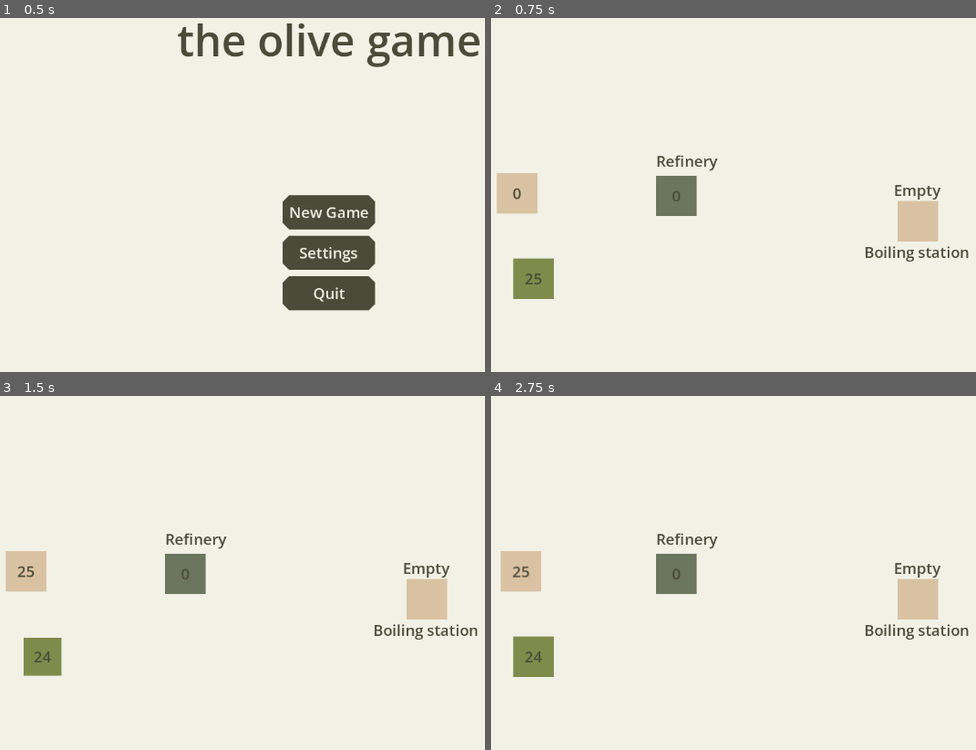
Above: before the commit, frames 1-4 (two rows, left to right).
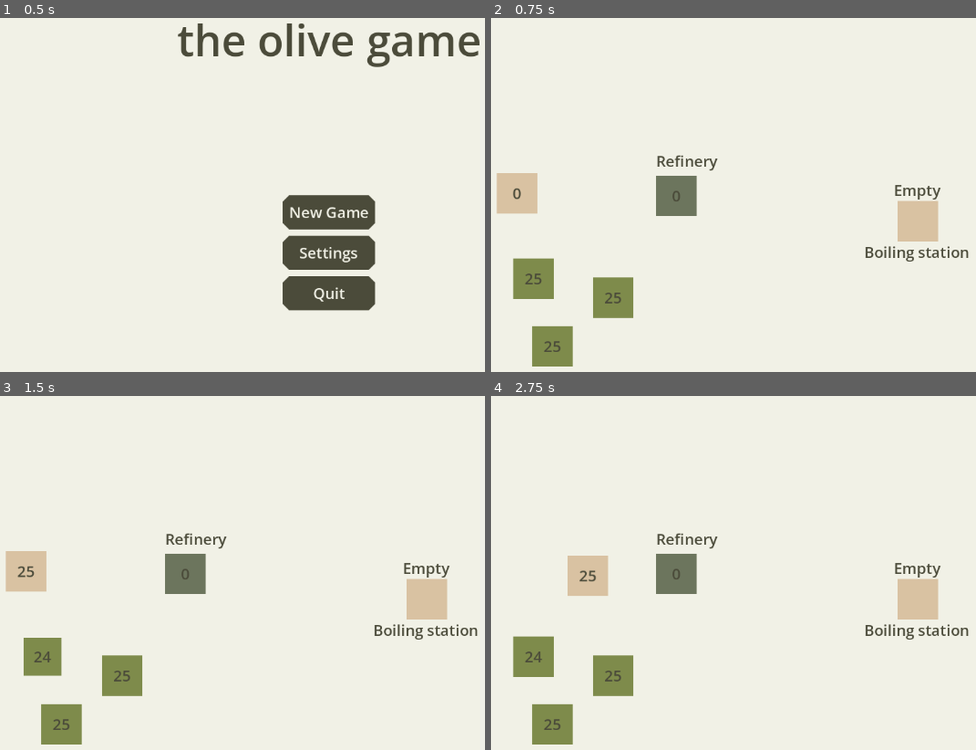
Above: after the commit, the same moments.

Repository: AntonioDell/mini-jam-203
Game: Godot game, scene res://main.tscn
Two runs of this game, one before a commit and one after it. Both use one fixed random seed, a clock stepped at 60 frames per second and the inputs below.
Inputs (mouse positions are in pixels of both pictures, inside the frame that each line leads up to):
- Up to frame 1 (0.5 s): no input
- Up to frame 2 (0.75 s): click "New Game" at 0.5 s
- Up to frame 3 (1.5 s): tap Enter at 1.25 s; move the mouse to (43, 657) at 1.27 s; click (43, 657) at 1.42 s
- Up to frame 4 (2.75 s): move the mouse to (515, 573) at 2.02 s; click (515, 573) at 2.17 s

Frame 1 is identical in both runs. In frame 2, 1.9% of the frame differs, in the area x 8-30%, y 73-99%; in frame 3, 1.9%; in frame 4, 3.9%, in the area x 1-30%, y 43-99%.

Commit message:
Add boiling station

Diff:
--- a/boiling/boiling_station.gd
+++ b/boiling/boiling_station.gd
@@ -2,11 +2,29 @@
 
 
 var oil_barrel: HolderResource = HolderResource.new()
+var heat_applied: HolderResource = HolderResource.new()
 
 
 func _ready():
-	oil_barrel = GlobalSaveGameController.register_holder_resource(name, oil_barrel)
+	var d = {"oil_barrel": oil_barrel, "heat_applied": heat_applied}
+	d = GlobalSaveGameController.register_holder_resources(name, d)
+	oil_barrel = d["oil_barrel"]
+	heat_applied = d["heat_applied"]
+
 	var controller: BoilingStationController = get_tree().get_first_node_in_group("BoilingStationController")
 	controller.register_oil_barrel_destination(oil_barrel)
 
-	$BoilingStationView.setup(oil_barrel)
+	$BoilingStationView.setup(oil_barrel, heat_applied, controller.max_heating)
+	$BoilingStationHeatingIncrementer.setup(heat_applied, 10.0, controller.max_heating)
+
+	$BoilingStationHeatingIncrementer.heating_done.connect(_on_heating_done)
+	oil_barrel.amount_changed.connect(_on_oil_barrel_amount_changed)
+
+func _on_oil_barrel_amount_changed(amount: int):
+	if amount > 0:
+		$BoilingStationHeatingIncrementer.start_heating()
+	else:
+		$BoilingStationHeatingIncrementer.stop_heating()
+
+func _on_heating_done():
+	oil_barrel.amount = 0
--- a/boiling/boiling_station.tscn
+++ b/boiling/boiling_station.tscn
@@ -3,6 +3,11 @@
 [ext_resource type="Script" uid="uid://b6jbs42n1v4x5" path="res://boiling/boiling_station.gd" id="1_fvl80"]
 [ext_resource type="Script" uid="uid://c74c4jlxg4wv1" path="res://boiling/boiling_station_view.gd" id="1_rhyhh"]
 [ext_resource type="Theme" uid="uid://cnjgl72dvtjf4" path="res://theme.tres" id="2_ev050"]
+[ext_resource type="Script" uid="uid://dntnxsnbpww2" path="res://boiling/boiling_station_heating_incrementer.gd" id="2_fq6gp"]
+
+[sub_resource type="Curve" id="Curve_fq6gp"]
+_data = [Vector2(0, 0), 0.0, 1.4, 0, 0, Vector2(1, 1), 0.0, 0.0, 0, 0]
+point_count = 2
 
 [sub_resource type="Gradient" id="Gradient_fvl80"]
 offsets = PackedFloat32Array(0.18694362)
@@ -13,6 +18,10 @@
 
 [node name="BoilingStation" type="Node2D" unique_id=1758307242]
 script = ExtResource("1_fvl80")
+
+[node name="BoilingStationHeatingIncrementer" type="Node" parent="." unique_id=751099947]
+script = ExtResource("2_fq6gp")
+accelleration_curve = SubResource("Curve_fq6gp")
 
 [node name="BoilingStationView" type="Sprite2D" parent="." unique_id=396679798]
 texture = SubResource("GradientTexture2D_fq6gp")
@@ -27,12 +36,13 @@
 text = "Boiling station"
 fit_content = true
 
-[node name="FilledState" type="RichTextLabel" parent="BoilingStationView" unique_id=1571099781]
-offset_left = -44.0
+[node name="State" type="RichTextLabel" parent="BoilingStationView" unique_id=1571099781]
+offset_left = -100.0
 offset_top = -66.0
-offset_right = 43.0
+offset_right = 99.0
 offset_bottom = -32.0
 size_flags_horizontal = 3
+mouse_filter = 2
 theme = ExtResource("2_ev050")
 text = "Empty"
 fit_content = true
--- a/boiling/boiling_station_controller.gd
+++ b/boiling/boiling_station_controller.gd
@@ -1,5 +1,8 @@
 class_name BoilingStationController
 extends Node
+
+
+@export var max_heating := 100
 
 
 var oil_barrel_destination: HolderResource
--- /dev/null
+++ b/boiling/boiling_station_heating_incrementer.gd
@@ -0,0 +1,42 @@
+extends Node
+
+
+signal heating_done
+
+
+@export var accelleration_curve: Curve
+
+
+var heat_applied: HolderResource
+var time_to_max_heat: float
+var max_heating: float
+var is_heating := false
+var t = 0.0
+
+func setup(heat_applied: HolderResource, time_to_max_heat: float, max_heating: int):
+	self.heat_applied = heat_applied
+	self.time_to_max_heat = time_to_max_heat
+	self.max_heating = max_heating
+
+	if heat_applied.amount > 0:
+		t = inverse_lerp(0.0, max_heating, heat_applied.amount) * time_to_max_heat
+		start_heating()
+
+func start_heating():
+	is_heating = true
+
+func stop_heating():
+	is_heating = false
+	t = 0.0
+
+func _process(delta):
+	if not is_heating: return
+
+	var curve_sample = clampf(accelleration_curve.sample(inverse_lerp(0.0, time_to_max_heat, t)), 0, 1)
+	heat_applied.amount = clampi(curve_sample * max_heating, 0, max_heating)
+	var done_heating = heat_applied.amount == max_heating
+	if done_heating:
+		heating_done.emit()
+		stop_heating()
+
+	t += delta
--- a/boiling/boiling_station_view.gd
+++ b/boiling/boiling_station_view.gd
@@ -1,11 +1,20 @@
 extends Sprite2D
 
 
-func setup(oil_barrel: HolderResource):
-	oil_barrel.amount_changed.connect(_on_oil_barrel_amount_changed)
+var oil_barrel: HolderResource
+var heat_applied: HolderResource
+var max_heating: int
 
-func _on_oil_barrel_amount_changed(amount: int):
-	if amount == 0:
-		$FilledState.text = "Empty"
-	else:
-		$FilledState.text = "Full"
+func setup(oil_barrel: HolderResource, heat_applied: HolderResource, max_heating: int):
+	self.oil_barrel = oil_barrel
+	self.heat_applied = heat_applied
+	self.max_heating = max_heating
+	oil_barrel.amount_changed.connect(_update_display)
+	heat_applied.amount_changed.connect(_update_display)
+	_update_display()
+
+func _update_display(_x: int = 0):
+	if oil_barrel.amount == 0:
+		$State.text = "Empty"
+		return
+	$State.text = "Heating: %s/%s" %[heat_applied.amount, max_heating]
--- a/globals/global_save_game_controller.gd
+++ b/globals/global_save_game_controller.gd
@@ -25,15 +25,17 @@
 	if node_name not in state:
 		state[node_name] = initial_holder_resource
 	state[node_name].amount_changed.connect(func(_x): _schedule_save())
+	save()
 
 	return state[node_name]
 
-func register_holder_resources(node_name: String, initial_resources: Dictionary[String, HolderResource]) -> Dictionary[String, HolderResource]:
+func register_holder_resources(node_name: String, initial_resources: Dictionary) -> Dictionary:
 	var state = _get_saved_resources_state("holder")
 	if node_name not in state:
 		state[node_name] = initial_resources
 	for key in state[node_name]:
 		state[node_name][key].amount_changed.connect(func(_x): _schedule_save())
+	save()
 
 	return state[node_name]
 
@@ -42,8 +44,14 @@
 	if node_name not in state:
 		state[node_name] = initial_travel_resource
 	state[node_name].path_travelled_changed.connect(func(_x): _schedule_save())
+	save()
 
 	return state[node_name]
+
+func unregister_holder_resource(node_name: String):
+	var state = _get_saved_resources_state("holder")
+	state.erase(node_name)
+	save()
 
 func _get_saved_resources_state(type: String) -> Dictionary:
 	if type not in save_game_data.game_state:
--- a/level.tscn
+++ b/level.tscn
@@ -20,6 +20,16 @@
 height = 648
 
 [sub_resource type="Resource" id="Resource_1ainy"]
+script = ExtResource("3_oi3di")
+amount = 25
+metadata/_custom_type_script = "uid://dr2xkieskyly1"
+
+[sub_resource type="Resource" id="Resource_i2t4f"]
+script = ExtResource("3_oi3di")
+amount = 25
+metadata/_custom_type_script = "uid://dr2xkieskyly1"
+
+[sub_resource type="Resource" id="Resource_8cye3"]
 script = ExtResource("3_oi3di")
 amount = 25
 metadata/_custom_type_script = "uid://dr2xkieskyly1"
@@ -54,6 +64,14 @@
 position = Vector2(122, 499)
 olives = SubResource("Resource_1ainy")
 
+[node name="OliveTreePlacement2" parent="." unique_id=247438807 instance=ExtResource("2_vonw3")]
+position = Vector2(248, 529)
+olives = SubResource("Resource_i2t4f")
+
+[node name="OliveTreePlacement3" parent="." unique_id=1715293771 instance=ExtResource("2_vonw3")]
+position = Vector2(152, 606)
+olives = SubResource("Resource_8cye3")
+
 [node name="OliveTransporterPath" type="Path2D" parent="." unique_id=980445474]
 curve = SubResource("Curve2D_n6hdu")
 
--- a/travel/oil_barrel_transporter.gd
+++ b/travel/oil_barrel_transporter.gd
@@ -27,3 +27,4 @@
 func _on_travel_arrived(is_returning: bool):
 	var boiling_controller: BoilingStationController = get_tree().get_first_node_in_group("BoilingStationController")
 	boiling_controller.transfer_oil_barrel_to_boiler(oil_barrel)
+	GlobalSaveGameController.unregister_holder_resource(name)
--- a/travel/olive_transporter.gd
+++ b/travel/olive_transporter.gd
@@ -1,5 +1,8 @@
 class_name OliveTransporter
 extends PathFollow2D
+
+
+@export var time_to_arrival := 1.0
 
 
 var olives: HolderResource = HolderResource.new()
@@ -25,7 +28,7 @@
 
 func _setup_children():
 	$OliveTransporterView.setup(olives, travel)
-	$OliveTransporterTravelIncrementer.setup(travel, 5.0)
+	$OliveTransporterTravelIncrementer.setup(travel, time_to_arrival)
 	$ClickInputArea.input_area_clicked.connect(_on_transporter_clicked)
 
 func _on_transporter_clicked():
Not shown, added: boiling/boiling_station_heating_incrementer.gd.uid
